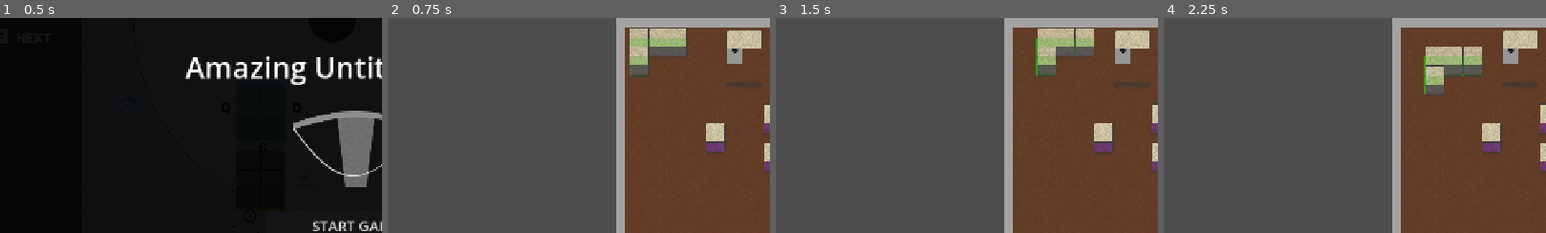
Above: before the commit, frames 1-4 (left to right).
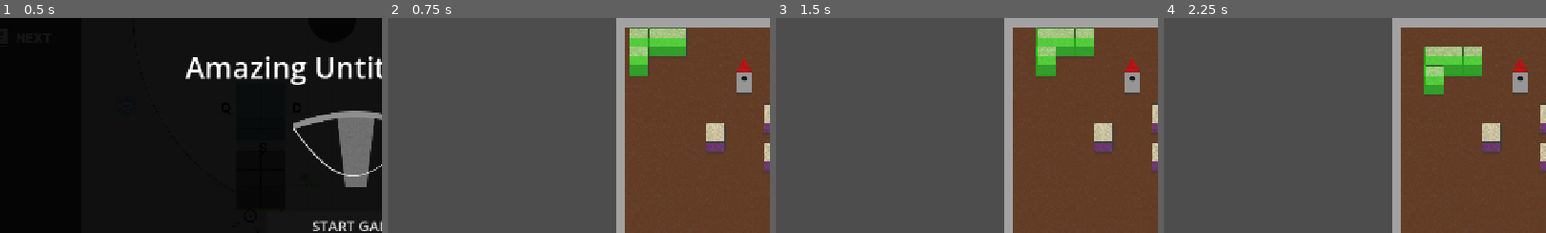
Above: after the commit, the same moments.

Repository: Angele-Bzl/construction
Game: Godot game, scene res://Scenes/title_screen.tscn
Two runs of this game, one before a commit and one after it. Both use one fixed random seed, a clock stepped at 60 frames per second and the inputs below.
Inputs (mouse positions are % of the whole screen's width and height, from its top left):
- Up to frame 1 (0.5 s): no input
- Up to frame 2 (0.75 s): click "START GAME" at 0.5 s
- Up to frame 3 (1.5 s): move the mouse to (72, 45) at 1.27 s; hold D (right) from 1.28 s (still down); click (72, 45) at 1.35 s
- Up to frame 4 (2.25 s): tap Enter at 2 s; move the mouse to (30, 55) at 2.02 s; release D (right) at 2.03 s; hold S (down) from 2.03 s (still down); right-click (30, 55) at 2.1 s
The pictures show only the part of the screen within x 3-53%, y 0-50%; the shares and areas given below are measured in that part.

Frame 1 is identical in both runs. In frame 2, 4.0% of the frame differs, in the area x 63-98%, y 4-36%; in frame 3, 4.1%, in the area x 68-98%, y 4-36%; in frame 4, 4.0%.

Commit message:
Fixed nexus pb and color changes on blocks

Diff:
--- a/construction/Prefabs/BlockPrefabs/block.tscn
+++ b/construction/Prefabs/BlockPrefabs/block.tscn
@@ -25,7 +25,7 @@
 centered = false
 offset = Vector2(-59.64, -111.71)
 
-[node name="Brick TOP" type="Sprite2D" parent="BlockSprite" unique_id=1836335206]
+[node name="BlockTop" type="Sprite2D" parent="BlockSprite" unique_id=1836335206]
 z_index = 3
 texture = ExtResource("3_4xu17")
 centered = false
@@ -48,8 +48,9 @@
 
 [node name="ColorFilter" type="ColorRect" parent="." unique_id=2114929470]
 visible = false
+z_index = 4
 offset_left = -16.0
-offset_top = -16.0
+offset_top = -32.0
 offset_right = 16.0
 offset_bottom = 16.0
 color = Color(1, 1, 1, 0.5058824)
--- a/construction/Prefabs/BlockPrefabs/nexus.tscn
+++ b/construction/Prefabs/BlockPrefabs/nexus.tscn
@@ -7,6 +7,20 @@
 max_hp = 20.0
 
 [node name="BlockSprite" parent="." index="0" unique_id=1034150835]
-position = Vector2(2.842171e-14, -15.999998)
 scale = Vector2(0.5333333, 0.5333333)
 texture = ExtResource("2_gqxav")
+centered = true
+offset = Vector2(0, 0)
+
+[node name="BlockTop" parent="BlockSprite" index="0" unique_id=1836335206]
+visible = false
+
+[node name="Drop Shadow" parent="BlockSprite" index="1" unique_id=2073492646]
+position = Vector2(0, 30.505)
+scale = Vector2(0.455, 0.455)
+
+[node name="BlockCollision" parent="." index="1" unique_id=41598474]
+scale = Vector2(0.89, 1.81)
+
+[node name="BlockDetectionCollision" parent="BlockDetection" parent_id_path=PackedInt32Array(1880383099) index="0" unique_id=1666127460]
+scale = Vector2(0.86, 1.745)
--- a/construction/Scripts/block.gd
+++ b/construction/Scripts/block.gd
@@ -2,6 +2,7 @@
 class_name Block
 
 @onready var block_sprite = $BlockSprite
+@onready var block_top = $BlockSprite/BlockTop
 @onready var filter = $ColorFilter
 @onready var block_detection = $BlockDetection
 
@@ -12,6 +13,7 @@
 		current_hp = value
 		var ratio = value/max_hp
 		block_sprite.self_modulate = Color(1,ratio,ratio)
+		block_top.self_modulate = Color(1,ratio,ratio)
 		if current_hp <= 0.0:
 			die()
 signal is_collided(bullet : Bullet)
